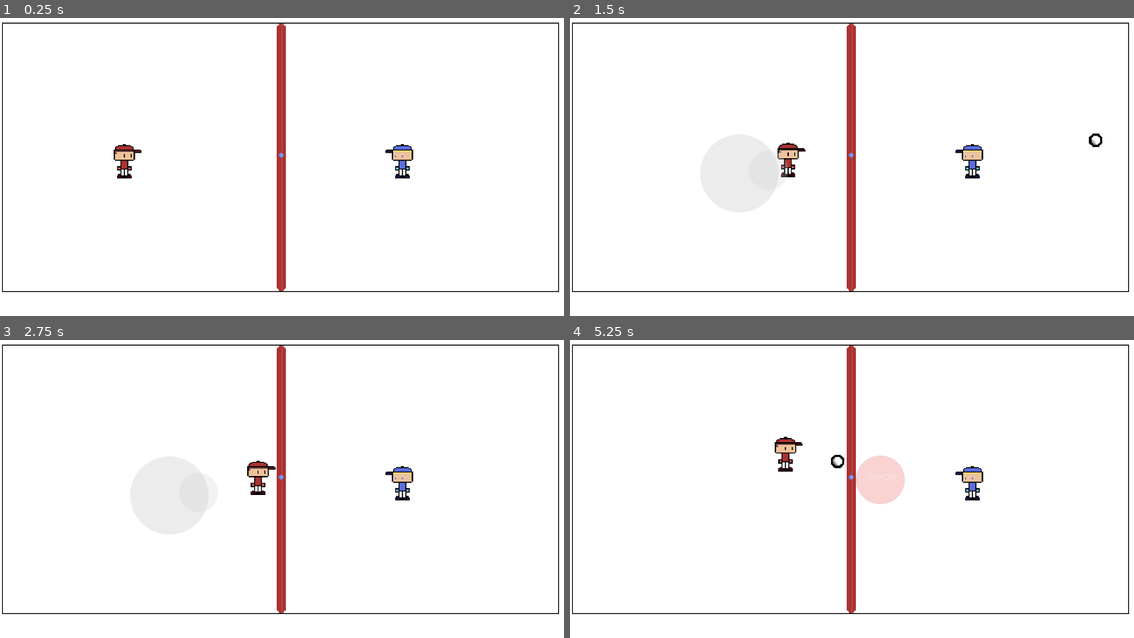
Above: before the commit, frames 1-4 (two rows, left to right).
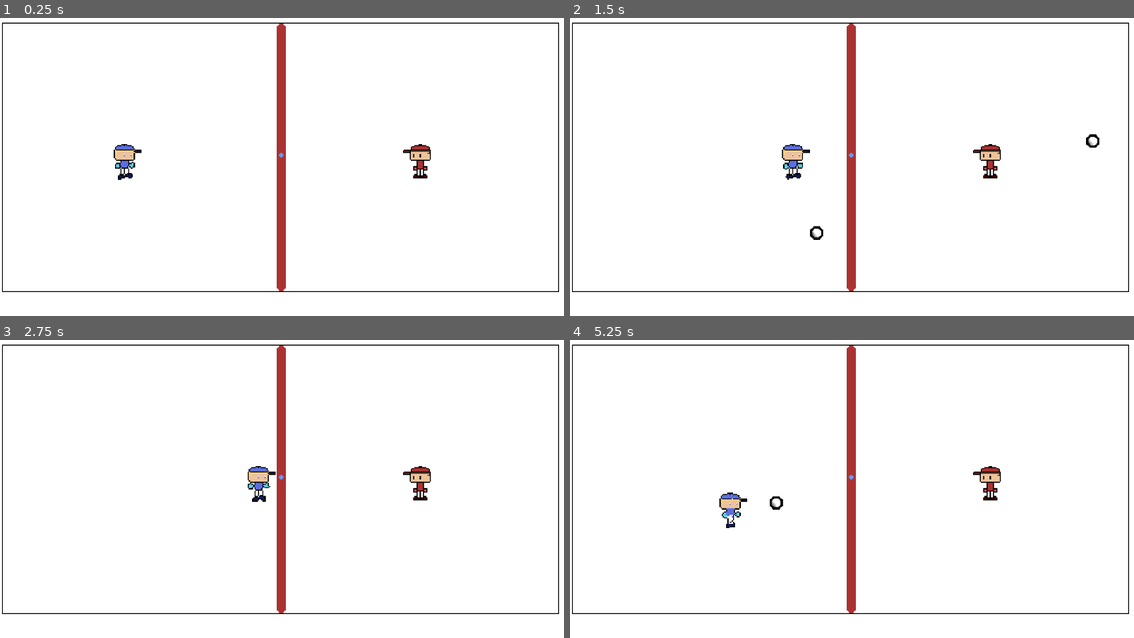
Above: after the commit, the same moments.

Repository: Flatrotech/Chrono-Frost
Game: Godot game, scene res://scenes/main_scene.tscn
Same seed, same stepped clock (60 frames per second), same inputs: the game is played once before the commit and once after it.
Inputs (mouse positions are in pixels of both pictures, inside the frame that each line leads up to):
- Up to frame 1 (0.25 s): no input
- Up to frame 2 (1.5 s): tap Enter at 0.5 s; move the mouse to (976, 143) at 0.52 s; hold Right (ui_right) 0.53-1.25 s; click (976, 143) at 0.67 s; drag from (739, 172) to (993, 146) at 1.27 s
- Up to frame 3 (2.75 s): move the mouse to (338, 411) at 2.02 s; hold Right (ui_right) from 2.03 s (still down)
- Up to frame 4 (5.25 s): release Right (ui_right) at 2.75 s; drag from (823, 542) to (682, 432) at 2.77 s; move the mouse to (1021, 527) at 3.52 s; hold Left (ui_left) 3.53-4.25 s; drag from (682, 432) to (767, 399) at 4.27 s; move the mouse to (880, 480) at 5.02 s; hold Down (ui_down) from 5.03 s (still down); click (880, 480) at 5.17 s

The runs differ from the first frame. In frame 1, 0.9% of the frame differs, in the area x 20-77%, y 1-92%; in frame 2, 1.8%; in frame 3, 1.7%; in frame 4, 2.6%, in the area x 26-77%, y 1-92%.

Commit message:
Add blue guy character and animations, implement menu scene, and create red guy enemy behavior
- Added blue guy character with idle and walk animations using sprite sheets.
- Created a menu scene with a start game button.
- Implemented red guy enemy behavior with movement and detection of the player.
- Added necessary scripts for menu and red guy functionality.

Diff:
--- /dev/null
+++ b/scenes/blue_guy.tscn
@@ -0,0 +1,256 @@
+[gd_scene load_steps=39 format=3 uid="uid://bddm4d8l6gutm"]
+
+[ext_resource type="Script" uid="uid://qdd02l5hihp4" path="res://scripts/guy.gd" id="1_xh42k"]
+[ext_resource type="PackedScene" uid="uid://d36gpxl1kbenl" path="res://scenes/snowball.tscn" id="2_wlwa6"]
+[ext_resource type="PackedScene" uid="uid://blld7fjbfr5m7" path="res://scenes/virtual_joystick.tscn" id="3_av24o"]
+[ext_resource type="Texture2D" uid="uid://dsvqke5etmfis" path="res://assets/aseprite/blue guy_0_Idle.png" id="4_xh42k"]
+[ext_resource type="Texture2D" uid="uid://cybn8rhf0vo31" path="res://assets/aseprite/blue guy_1_Walk.png" id="5_wlwa6"]
+
+[sub_resource type="CapsuleShape2D" id="CapsuleShape2D_rt2n2"]
+height = 36.0
+
+[sub_resource type="AtlasTexture" id="AtlasTexture_wlwa6"]
+atlas = ExtResource("4_xh42k")
+region = Rect2(0, 0, 256, 256)
+
+[sub_resource type="AtlasTexture" id="AtlasTexture_av24o"]
+atlas = ExtResource("4_xh42k")
+region = Rect2(256, 0, 256, 256)
+
+[sub_resource type="AtlasTexture" id="AtlasTexture_rjd4v"]
+atlas = ExtResource("4_xh42k")
+region = Rect2(512, 0, 256, 256)
+
+[sub_resource type="AtlasTexture" id="AtlasTexture_q5kcl"]
+atlas = ExtResource("4_xh42k")
+region = Rect2(768, 0, 256, 256)
+
+[sub_resource type="AtlasTexture" id="AtlasTexture_qawda"]
+atlas = ExtResource("4_xh42k")
+region = Rect2(0, 256, 256, 256)
+
+[sub_resource type="AtlasTexture" id="AtlasTexture_3w0ba"]
+atlas = ExtResource("4_xh42k")
+region = Rect2(256, 256, 256, 256)
+
+[sub_resource type="AtlasTexture" id="AtlasTexture_c6gwm"]
+atlas = ExtResource("4_xh42k")
+region = Rect2(512, 256, 256, 256)
+
+[sub_resource type="AtlasTexture" id="AtlasTexture_q4sgl"]
+atlas = ExtResource("4_xh42k")
+region = Rect2(768, 256, 256, 256)
+
+[sub_resource type="AtlasTexture" id="AtlasTexture_lqirs"]
+atlas = ExtResource("4_xh42k")
+region = Rect2(0, 512, 256, 256)
+
+[sub_resource type="AtlasTexture" id="AtlasTexture_4ycnk"]
+atlas = ExtResource("4_xh42k")
+region = Rect2(256, 512, 256, 256)
+
+[sub_resource type="AtlasTexture" id="AtlasTexture_fmdi2"]
+atlas = ExtResource("4_xh42k")
+region = Rect2(512, 512, 256, 256)
+
+[sub_resource type="AtlasTexture" id="AtlasTexture_g7kyx"]
+atlas = ExtResource("4_xh42k")
+region = Rect2(768, 512, 256, 256)
+
+[sub_resource type="AtlasTexture" id="AtlasTexture_6fjeh"]
+atlas = ExtResource("4_xh42k")
+region = Rect2(0, 768, 256, 256)
+
+[sub_resource type="AtlasTexture" id="AtlasTexture_hltqx"]
+atlas = ExtResource("4_xh42k")
+region = Rect2(256, 768, 256, 256)
+
+[sub_resource type="AtlasTexture" id="AtlasTexture_me4bv"]
+atlas = ExtResource("4_xh42k")
+region = Rect2(512, 768, 256, 256)
+
+[sub_resource type="AtlasTexture" id="AtlasTexture_e26hx"]
+atlas = ExtResource("4_xh42k")
+region = Rect2(768, 768, 256, 256)
+
+[sub_resource type="AtlasTexture" id="AtlasTexture_yhhai"]
+atlas = ExtResource("4_xh42k")
+region = Rect2(0, 1024, 256, 256)
+
+[sub_resource type="AtlasTexture" id="AtlasTexture_ec4t1"]
+atlas = ExtResource("4_xh42k")
+region = Rect2(256, 1024, 256, 256)
+
+[sub_resource type="AtlasTexture" id="AtlasTexture_a1mi0"]
+atlas = ExtResource("4_xh42k")
+region = Rect2(512, 1024, 256, 256)
+
+[sub_resource type="AtlasTexture" id="AtlasTexture_uil4g"]
+atlas = ExtResource("4_xh42k")
+region = Rect2(768, 1024, 256, 256)
+
+[sub_resource type="AtlasTexture" id="AtlasTexture_csscq"]
+atlas = ExtResource("4_xh42k")
+region = Rect2(0, 1280, 256, 256)
+
+[sub_resource type="AtlasTexture" id="AtlasTexture_qeo3h"]
+atlas = ExtResource("5_wlwa6")
+region = Rect2(256, 0, 256, 256)
+
+[sub_resource type="AtlasTexture" id="AtlasTexture_60a6n"]
+atlas = ExtResource("5_wlwa6")
+region = Rect2(512, 0, 256, 256)
+
+[sub_resource type="AtlasTexture" id="AtlasTexture_ew226"]
+atlas = ExtResource("5_wlwa6")
+region = Rect2(768, 0, 256, 256)
+
+[sub_resource type="AtlasTexture" id="AtlasTexture_tn7sp"]
+atlas = ExtResource("5_wlwa6")
+region = Rect2(0, 256, 256, 256)
+
+[sub_resource type="AtlasTexture" id="AtlasTexture_hdb5b"]
+atlas = ExtResource("5_wlwa6")
+region = Rect2(256, 256, 256, 256)
+
+[sub_resource type="AtlasTexture" id="AtlasTexture_yjdo6"]
+atlas = ExtResource("5_wlwa6")
+region = Rect2(512, 256, 256, 256)
+
+[sub_resource type="AtlasTexture" id="AtlasTexture_i1n2j"]
+atlas = ExtResource("5_wlwa6")
+region = Rect2(768, 256, 256, 256)
+
+[sub_resource type="AtlasTexture" id="AtlasTexture_sj57m"]
+atlas = ExtResource("5_wlwa6")
+region = Rect2(0, 512, 256, 256)
+
+[sub_resource type="AtlasTexture" id="AtlasTexture_o0dkh"]
+atlas = ExtResource("5_wlwa6")
+region = Rect2(256, 512, 256, 256)
+
+[sub_resource type="AtlasTexture" id="AtlasTexture_nndn5"]
+atlas = ExtResource("5_wlwa6")
+region = Rect2(512, 512, 256, 256)
+
+[sub_resource type="SpriteFrames" id="SpriteFrames_xxlf7"]
+animations = [{
+"frames": [{
+"duration": 1.0,
+"texture": SubResource("AtlasTexture_wlwa6")
+}, {
+"duration": 1.0,
+"texture": SubResource("AtlasTexture_av24o")
+}, {
+"duration": 1.0,
+"texture": SubResource("AtlasTexture_rjd4v")
+}, {
+"duration": 1.0,
+"texture": SubResource("AtlasTexture_q5kcl")
+}, {
+"duration": 1.0,
+"texture": SubResource("AtlasTexture_qawda")
+}, {
+"duration": 1.0,
+"texture": SubResource("AtlasTexture_3w0ba")
+}, {
+"duration": 1.0,
+"texture": SubResource("AtlasTexture_c6gwm")
+}, {
+"duration": 1.0,
+"texture": SubResource("AtlasTexture_q4sgl")
+}, {
+"duration": 1.0,
+"texture": SubResource("AtlasTexture_lqirs")
+}, {
+"duration": 1.0,
+"texture": SubResource("AtlasTexture_4ycnk")
+}, {
+"duration": 1.0,
+"texture": SubResource("AtlasTexture_fmdi2")
+}, {
+"duration": 1.0,
+"texture": SubResource("AtlasTexture_g7kyx")
+}, {
+"duration": 1.0,
+"texture": SubResource("AtlasTexture_6fjeh")
+}, {
+"duration": 1.0,
+"texture": SubResource("AtlasTexture_hltqx")
+}, {
+"duration": 1.0,
+"texture": SubResource("AtlasTexture_me4bv")
+}, {
+"duration": 1.0,
+"texture": SubResource("AtlasTexture_e26hx")
+}, {
+"duration": 1.0,
+"texture": SubResource("AtlasTexture_yhhai")
+}, {
+"duration": 1.0,
+"texture": SubResource("AtlasTexture_ec4t1")
+}, {
+"duration": 1.0,
+"texture": SubResource("AtlasTexture_a1mi0")
+}, {
+"duration": 1.0,
+"texture": SubResource("AtlasTexture_uil4g")
+}, {
+"duration": 1.0,
+"texture": SubResource("AtlasTexture_csscq")
+}],
+"loop": true,
+"name": &"default",
+"speed": 12.0
+}, {
+"frames": [{
+"duration": 1.0,
+"texture": SubResource("AtlasTexture_qeo3h")
+}, {
+"duration": 1.0,
+"texture": SubResource("AtlasTexture_60a6n")
+}, {
+"duration": 1.0,
+"texture": SubResource("AtlasTexture_ew226")
+}, {
+"duration": 1.0,
+"texture": SubResource("AtlasTexture_tn7sp")
+}, {
+"duration": 1.0,
+"texture": SubResource("AtlasTexture_hdb5b")
+}, {
+"duration": 1.0,
+"texture": SubResource("AtlasTexture_yjdo6")
+}, {
+"duration": 1.0,
+"texture": SubResource("AtlasTexture_i1n2j")
+}, {
+"duration": 1.0,
+"texture": SubResource("AtlasTexture_sj57m")
+}, {
+"duration": 1.0,
+"texture": SubResource("AtlasTexture_o0dkh")
+}, {
+"duration": 1.0,
+"texture": SubResource("AtlasTexture_nndn5")
+}],
+"loop": true,
+"name": &"walk",
+"speed": 12.0
+}]
+
+[node name="CharacterBody2D" type="CharacterBody2D"]
+script = ExtResource("1_xh42k")
+snowball_scene = ExtResource("2_wlwa6")
+throw_offset = Vector2(4.995, -11.77)
+joystick_scene = ExtResource("3_av24o")
+
+[node name="CollisionShape2D" type="CollisionShape2D" parent="."]
+shape = SubResource("CapsuleShape2D_rt2n2")
+
+[node name="AnimatedSprite2D" type="AnimatedSprite2D" parent="."]
+texture_filter = 1
+position = Vector2(-1, 13)
+sprite_frames = SubResource("SpriteFrames_xxlf7")
+animation = &"walk"
+frame_progress = 0.863816
--- a/scenes/main_scene.tscn
+++ b/scenes/main_scene.tscn
@@ -1,35 +1,18 @@
-[gd_scene load_steps=10 format=3 uid="uid://6fox0kk5t02s"]
+[gd_scene load_steps=7 format=3 uid="uid://6fox0kk5t02s"]
 
 [ext_resource type="Texture2D" uid="uid://cj2vhhlyxfp2n" path="res://assets/arena.png" id="1_0f027"]
-[ext_resource type="Texture2D" uid="uid://cke0l1od8wq0w" path="res://assets/guy.png" id="1_2c62f"]
-[ext_resource type="Script" uid="uid://qdd02l5hihp4" path="res://scripts/guy.gd" id="2_gyfs4"]
-[ext_resource type="PackedScene" uid="uid://blld7fjbfr5m7" path="res://scenes/virtual_joystick.tscn" id="3_c16ls"]
-[ext_resource type="PackedScene" uid="uid://d36gpxl1kbenl" path="res://scenes/snowball.tscn" id="3_gubc5"]
-[ext_resource type="Texture2D" uid="uid://cxd43fvt5jayj" path="res://assets/aseprite/bad_guy.png" id="4_d5x1h"]
+[ext_resource type="PackedScene" uid="uid://bddm4d8l6gutm" path="res://scenes/blue_guy.tscn" id="1_pu3yx"]
+[ext_resource type="PackedScene" uid="uid://con8eu4hxnh0j" path="res://scenes/red_guy.tscn" id="4_pu3yx"]
+[ext_resource type="Script" uid="uid://bit0ssubgj240" path="res://scripts/red_guy.gd" id="5_gubc5"]
 [ext_resource type="Script" uid="uid://nnjoe7p23835" path="res://scripts/camera.gd" id="5_rt2n2"]
-
-[sub_resource type="CapsuleShape2D" id="CapsuleShape2D_rt2n2"]
-height = 36.0
 
 [sub_resource type="WorldBoundaryShape2D" id="WorldBoundaryShape2D_rt2n2"]
 
 [node name="MainScene" type="Node2D"]
 
-[node name="CharacterBody2D" type="CharacterBody2D" parent="."]
+[node name="Player" parent="." instance=ExtResource("1_pu3yx")]
 position = Vector2(114, 128)
-script = ExtResource("2_gyfs4")
-snowball_scene = ExtResource("3_gubc5")
-throw_offset = Vector2(4.995, -11.77)
-joystick_scene = ExtResource("3_c16ls")
-debug_force_mobile = true
-
-[node name="Guy" type="Sprite2D" parent="CharacterBody2D"]
-z_index = 1
-texture_filter = 1
-texture = ExtResource("1_2c62f")
-
-[node name="CollisionShape2D" type="CollisionShape2D" parent="CharacterBody2D"]
-shape = SubResource("CapsuleShape2D_rt2n2")
+throw_offset = Vector2(4.995, -11.09)
 
 [node name="Arena" type="Node2D" parent="."]
 z_index = -4
@@ -45,14 +28,6 @@
 zoom = Vector2(2.29, 2.29)
 script = ExtResource("5_rt2n2")
 world_size = Vector2(505, 255)
-
-[node name="Bad Guys" type="Node2D" parent="."]
-
-[node name="Sprite2D" type="Sprite2D" parent="Bad Guys"]
-texture_filter = 1
-position = Vector2(360, 128)
-texture = ExtResource("4_d5x1h")
-flip_h = true
 
 [node name="StaticBody2D" type="StaticBody2D" parent="."]
 position = Vector2(133, 2.475)
@@ -77,3 +52,7 @@
 rotation = 1.5708
 shape = SubResource("WorldBoundaryShape2D_rt2n2")
 one_way_collision_margin = 0.0
+
+[node name="Red Guy" parent="." instance=ExtResource("4_pu3yx")]
+position = Vector2(374, 124)
+script = ExtResource("5_gubc5")
--- /dev/null
+++ b/scenes/menu.tscn
@@ -0,0 +1,22 @@
+[gd_scene load_steps=2 format=3 uid="uid://c48wcc7m656rq"]
+
+[ext_resource type="Script" uid="uid://0qfxqtjlmken" path="res://scripts/menu.gd" id="1_yqeox"]
+
+[node name="Control" type="Control"]
+layout_mode = 3
+anchors_preset = 15
+anchor_right = 1.0
+anchor_bottom = 1.0
+grow_horizontal = 2
+grow_vertical = 2
+script = ExtResource("1_yqeox")
+
+[node name="Button" type="Button" parent="."]
+layout_mode = 0
+offset_left = 283.0
+offset_top = 292.0
+offset_right = 379.0
+offset_bottom = 323.0
+text = "Start Game"
+
+[connection signal="pressed" from="Button" to="." method="_on_button_pressed"]
--- /dev/null
+++ b/scenes/red_guy.tscn
@@ -0,0 +1,27 @@
+[gd_scene load_steps=4 format=3 uid="uid://con8eu4hxnh0j"]
+
+[ext_resource type="Texture2D" uid="uid://cke0l1od8wq0w" path="res://assets/guy.png" id="1_6q6i8"]
+
+[sub_resource type="SpriteFrames" id="SpriteFrames_uvi6c"]
+animations = [{
+"frames": [{
+"duration": 1.0,
+"texture": ExtResource("1_6q6i8")
+}],
+"loop": true,
+"name": &"default",
+"speed": 5.0
+}]
+
+[sub_resource type="CapsuleShape2D" id="CapsuleShape2D_r3auv"]
+height = 36.0
+
+[node name="Node2D" type="CharacterBody2D"]
+
+[node name="AnimatedSprite2D" type="AnimatedSprite2D" parent="."]
+texture_filter = 1
+sprite_frames = SubResource("SpriteFrames_uvi6c")
+flip_h = true
+
+[node name="CollisionShape2D" type="CollisionShape2D" parent="."]
+shape = SubResource("CapsuleShape2D_r3auv")
--- a/scripts/camera.gd
+++ b/scripts/camera.gd
@@ -1,10 +1,10 @@
 extends Camera2D
 
-@export var world_size = Vector2(1024, 768)  # Example: Define world size manually
+@export var world_size = Vector2(1024, 768)
 
 func _ready():
 	update_zoom()
-	# Connect to viewport size changed signal
+
 	get_viewport().size_changed.connect(update_zoom)
 
 func update_zoom():
@@ -16,5 +16,3 @@
 	calculated_zoom = max(calculated_zoom, 0.1) # Minimum zoom to prevent it from becoming too small
 
 	self.zoom = Vector2(calculated_zoom, calculated_zoom)
-	#OR
-	#self.zoom = Vector2(floor(calculated_zoom * 100) / 100, floor(calculated_zoom * 100) / 100) # Snap zoom to the nearest hundreth to prevent jitter
--- a/scripts/guy.gd
+++ b/scripts/guy.gd
@@ -26,8 +26,11 @@
 var move_dir = Vector2()
 var prev_mouse_pressed = false  # Track previous mouse state
 
+@onready var animated_sprite_2d = $AnimatedSprite2D
+
 func _ready():
 	# Improved mobile detection that works with web browsers
+	animated_sprite_2d.play("default")
 	is_mobile = detect_mobile_device() or debug_force_mobile
 	if is_mobile:
 		setup_mobile_controls()
@@ -112,6 +115,7 @@
 	# Movement logic stays the same
 	if not moving:
 		# Check for new movement input when not already moving
+		animated_sprite_2d.play("default")
 		var input_dir = Vector2.ZERO
 
 		# WASD movement
@@ -139,6 +143,8 @@
 				target_pos = potential_target
 				moving = true
 	else:
+		animated_sprite_2d.play("walk")
+
 		# Move toward target position
 		var distance_vec = target_pos - position
 		var distance_length = distance_vec.length()
--- /dev/null
+++ b/scripts/menu.gd
@@ -0,0 +1,5 @@
+extends Control
+
+@export var scene : PackedScene
+
+func _on_button_pressed():
--- /dev/null
+++ b/scripts/red_guy.gd
@@ -0,0 +1,23 @@
+extends CharacterBody2D
+
+# Movement properties (similar to player)
+@export var grid_size = 8
+@export var move_speed = 1.5  # Slightly slower than player
+@export var detection_radius = 150  # How far enemy can see player
+
+# State variables
+var target_pos = Vector2()
+var moving = false
+var move_dir = Vector2()
+var player = null  # Reference to player
+
+@onready var animated_sprite_2d = $AnimatedSprite2D
+
+func _ready():
+	# Initialize position and animation
+	position = position.snapped(Vector2(grid_size, grid_size))
+	target_pos = position
+	animated_sprite_2d.play("default")
+
+	# Try to find the player in the scene
+	player = get_tree().get_nodes_in_group("player")[0] if get_tree().get_nodes_in_group("player").size() > 0 else null
Binary file added: assets/aseprite/bad_guy_sep-export.png
Not shown, added: assets/aseprite/bad_guy_sep-export.png.import
Binary file added: assets/aseprite/bad_guy_sep.png
Not shown, added: assets/aseprite/bad_guy_sep.png.import
Binary file added: assets/aseprite/blue guy_0_Idle.png
Not shown, added: assets/aseprite/blue guy_0_Idle.png.import
Binary file added: assets/aseprite/blue guy_1_Walk.png
Not shown, added: assets/aseprite/blue guy_1_Walk.png.import
Binary file added: assets/aseprite/blue guy_2_Dash.png
Not shown, added: assets/aseprite/blue guy_2_Dash.png.import
Not shown, added: scripts/menu.gd.uid
Not shown, added: scripts/red_guy.gd.uid
